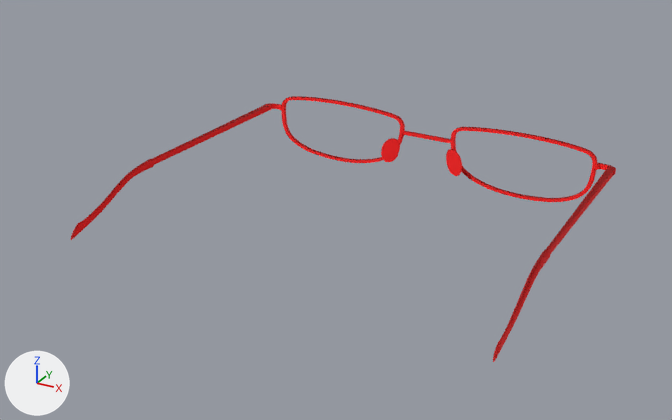
Renders of the FBX model app/sampledata/m14.fbx from each side of a commit.
Rendered twice from a 50 mm lens placed at (0.146, -0.322, 0.156), pointed at (-0.007, -0.043, 0.017). The axes (+X, +Y, +Z) are drawn at lower left. The lights are the same throughout.

Script lines for the objects in view, before the commit:
```python
me_mesh = bpy.data.meshes.new('Mesh')
me_mesh.from_pydata(...)  # 22962 vertices, 22944 faces; spans x -8.3..7.5, y 1.4..4.2, z -12.0..1.3
me_mesh.materials.append(mat_metal_frame_reading_glasses_v2_max2011_iterations_2__metal_fframe_reading_glasses1)  # red #ff0000
ob_metal_frame_reading_glasses_v2_max2011_iterations_2__metal_frame_reading_glasses_spectacle_frame = bpy.data.objects.new('_Metal_Frame_Reading_Glasses_V2_Max2011_iterations_2:_Metal_Frame_Reading_Glasses_Spectacle_Frame', me_mesh)
ob_metal_frame_reading_glasses_v2_max2011_iterations_2__metal_frame_reading_glasses_spectacle_frame.location = (-0.004, 0.0108, -0.0057)
ob_metal_frame_reading_glasses_v2_max2011_iterations_2__metal_frame_reading_glasses_spectacle_frame.rotation_euler = (-1.546, -3.125, 0.00865)  # degrees (-89, -179, 0.5)
ob_metal_frame_reading_glasses_v2_max2011_iterations_2__metal_frame_reading_glasses_spectacle_frame.scale = (0.01, 0.01, 0.01)
```
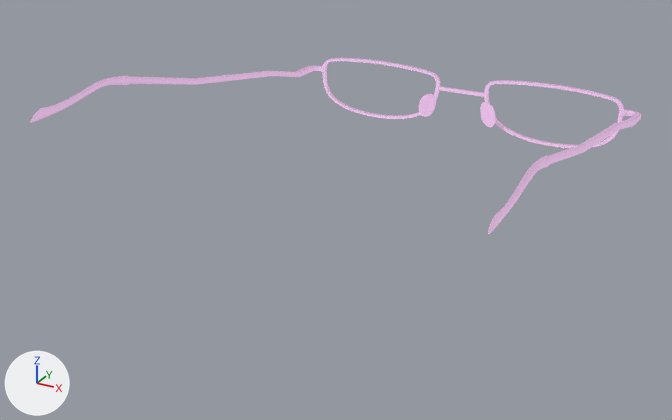
The edits, one by one:
Material 'lambert4' (mat_lambert4) is new.
Its base color is (0.448, 0.279, 0.442) (pink #b390b1).
Its emission color is (0.448, 0.279, 0.442) (pink #b390b1).
Its emission strength is 1.0.
me_mesh is used by ob_metal_frame_reading_glasses_v2_max2011_iterations_2__metal_frame_reading_glasses_spectacle_frame; location (-0.004, 0.0108, -0.0057); rotation (-1.546, -3.125, 0.00865), in degrees (-89, -179, 0.5); scale (0.01, 0.01, 0.01).
me_mesh had 22962 vertices, 22944 faces and spanned x -8.3..7.5, y 1.4..4.2, z -12.0..1.3.
me_mesh no longer uses material mat_metal_frame_reading_glasses_v2_max2011_iterations_2__metal_fframe_reading_glasses1 (red #ff0000).
me_mesh now has 22962 vertices, 22944 faces and spans x -8.3..7.5, y 2.7..7.6, z -16.9..1.3.
me_mesh part 1: the loose piece of 4608 vertices spanning x 0.7..6.8, y 1.4..4.2, z 1.1..1.2 is moved by (0.0, 1.3, 0.0).
me_mesh part 2: the loose piece of 2410 vertices spanning x 6.7..7.5, y 3.2..3.5, z 0.8..1.3 is moved by (0.0, 1.3, 0.0).
me_mesh part 3: the loose piece of 1466 vertices spanning x 0.7..1.5, y 2.0..3.1, z 0.6..1.1 is moved by (0.0, 1.3, 0.0).
me_mesh part 4: the loose piece of 4608 vertices spanning x -7.5..-1.4, y 1.4..4.2, z 1.1..1.2 is moved by (0.0, 1.3, 0.0).
me_mesh part 5: the loose piece of 2410 vertices spanning x -8.3..-7.4, y 3.2..3.5, z 0.8..1.3 is moved by (0.0, 1.3, 0.0).
me_mesh part 6: the loose piece of 1466 vertices spanning x -2.2..-1.4, y 2.0..3.1, z 0.6..1.1 is moved by (0.0, 1.3, 0.0).
me_mesh part 7: the loose piece of 386 vertices spanning x -1.5..0.8, y 3.2..3.4, z 1.1..1.2 is moved by (0.0, 1.3, 0.0).
me_mesh part 8: the loose piece of 834 vertices spanning x -8.2..-8.0, y 1.8..3.4, z -12.0..-7.5 is turned 13.6 degrees about the x axis through its middle, then moved by (0.0, 4.3, -4.7).
me_mesh part 9: the loose piece of 834 vertices spanning x 7.2..7.5, y 1.8..3.4, z -12.0..-7.5 is turned 15.4 degrees about the x axis through its middle, then moved by (0.0, 4.7, -4.7).
me_mesh part 10: 1970 of 22962 vertices moved; they spanned x -8.3..-8.0, y 3.1..3.5, z -7.5..0.8 and now span x -8.3..-8.0, y 4.5..7.1, z -12.2..0.8; mean shift (0.0, 1.9, -1.3); largest move (-8.1, 3.1, -7.5) -> (-8.1, 6.9, -12.2).
me_mesh part 11: 1970 of 22962 vertices moved; they spanned x 7.2..7.5, y 3.1..3.5, z -7.5..0.8 and now span x 7.2..7.5, y 4.5..7.4, z -12.1..0.8; mean shift (0.0, 2.0, -1.5); largest move (7.4, 3.1, -7.5) -> (7.4, 7.2, -12.1).
me_mesh now uses material mat_lambert4 (pink #b390b1).
Object '_Metal_Frame_Reading_Glasses_V2_Max2011_iterations_2:_Metal_Frame_Reading_Glasses_Spectacle_Frame' (ob_metal_frame_reading_glasses_v2_max2011_iterations_2__metal_frame_reading_glasses_spectacle_frame) moves from (-0.004, 0.0108, -0.0057) to (-0.0034, 0.049, -0.0085).
Object '_Metal_Frame_Reading_Glasses_V2_Max2011_iterations_2:_Metal_Frame_Reading_Glasses_Spectacle_Frame' (ob_metal_frame_reading_glasses_v2_max2011_iterations_2__metal_frame_reading_glasses_spectacle_frame) turns from (-89, -179, 0.5) to (90, 0, -180) degrees about x, y and z.

What differs and where, as boxes (x1, y1, x2, y2) in the pictures (672 x 420 px; the box of a moved part takes in the faces that stretch with it):
'_Metal_Frame_Reading_Glasses_V2_Max2011_iterations_2:_Metal_Frame_Reading_Glasses_Spectacle_Frame', recoloured, reshaped, moved, turned: before (71, 96, 616, 362); after (30, 58, 641, 234)
part 1 of me_mesh, moved or reshaped: before (282, 96, 405, 163); after (322, 58, 440, 119)
part 2 of me_mesh, moved or reshaped: before (265, 103, 283, 111); after (306, 66, 324, 72)
part 3 of me_mesh, moved or reshaped: before (381, 138, 400, 162); after (419, 94, 436, 117)
part 4 of me_mesh, moved or reshaped: before (451, 127, 597, 202); after (484, 80, 624, 148)
part 5 of me_mesh, moved or reshaped: before (594, 163, 616, 172); after (620, 109, 641, 120)
part 6 of me_mesh, moved or reshaped: before (446, 149, 462, 176); after (480, 102, 496, 127)
part 7 of me_mesh, moved or reshaped: before (403, 131, 451, 143); after (439, 86, 484, 97)
part 8 of me_mesh, moved or reshaped: before (493, 249, 551, 362); after (488, 155, 551, 234)
part 9 of me_mesh, moved or reshaped: before (71, 159, 154, 240); after (30, 76, 130, 123)
part 10 of me_mesh, moved or reshaped: before (546, 168, 615, 253); after (549, 114, 641, 164)
part 11 of me_mesh, moved or reshaped: before (152, 105, 270, 165); after (130, 67, 312, 85)
